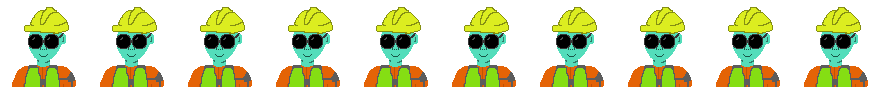
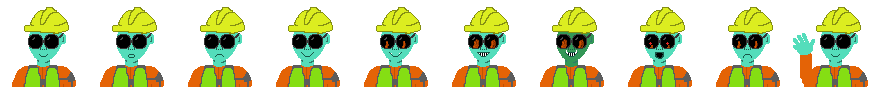
Before/after of a w=880, h=88 layered artwork. What changed in the layer stack:
painted on "Background" over [127, 32, 815, 84]
